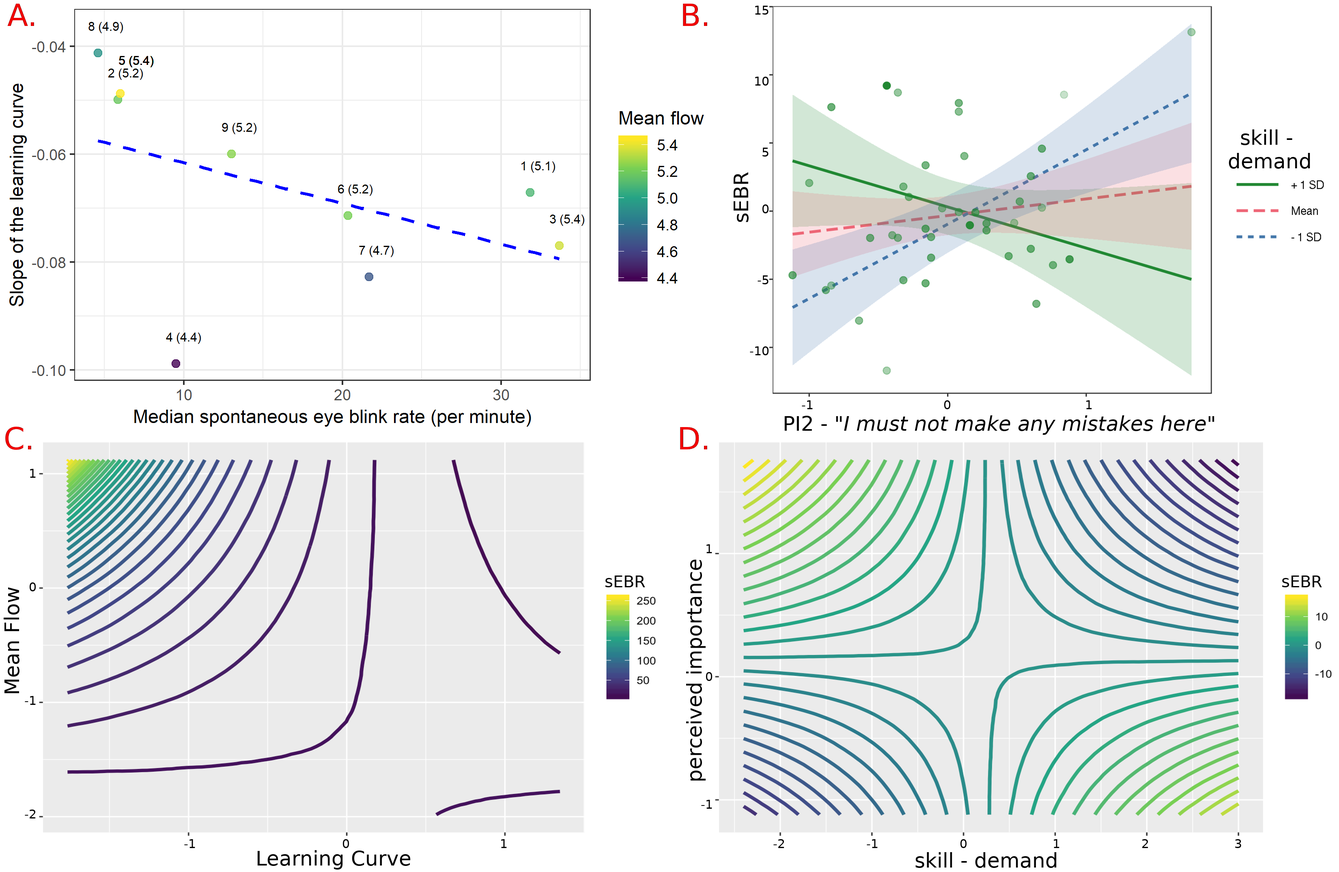
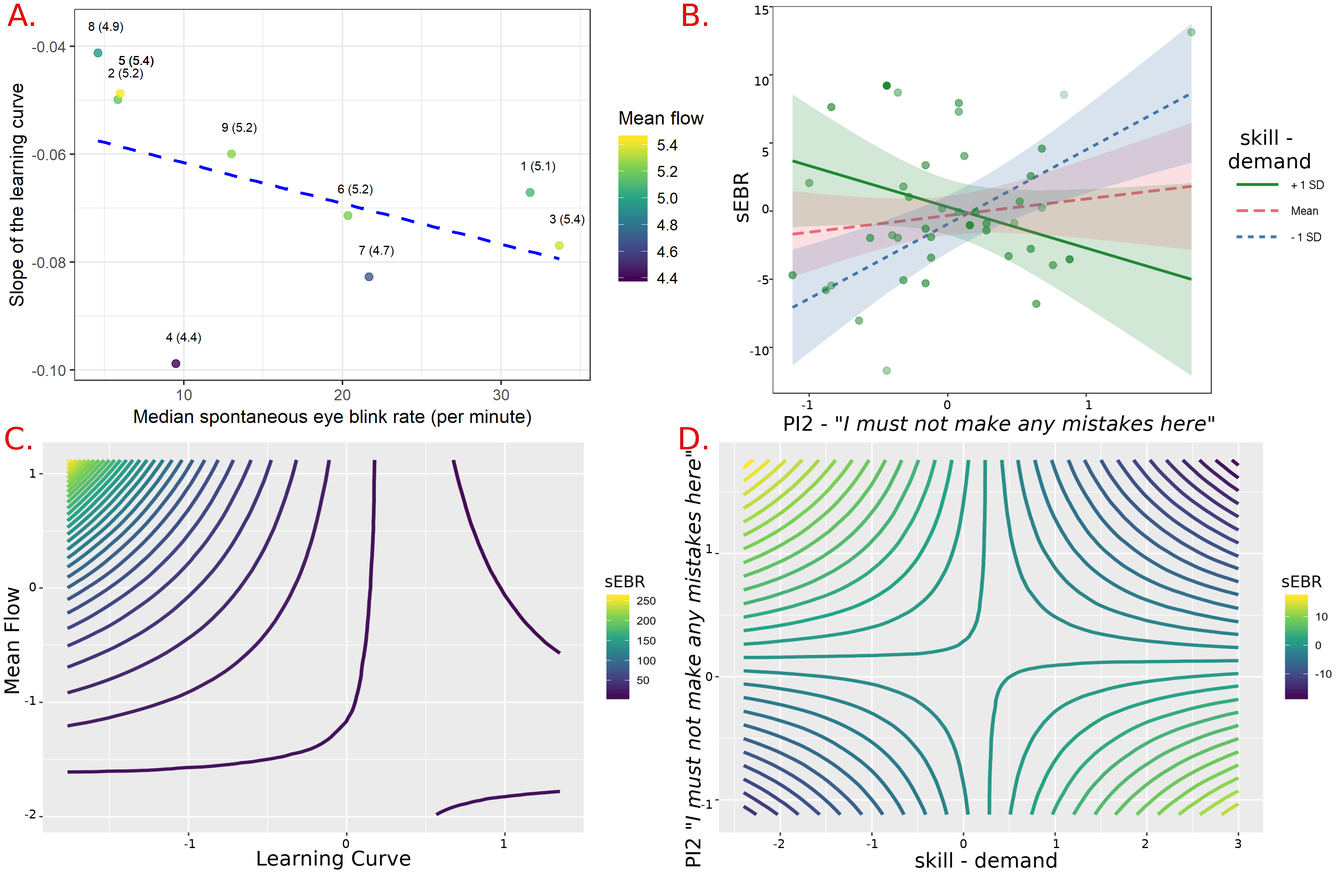
The second 1339px x 872px image is a revision of the first. Changes to its layers:
removed layer "perceived importance" over [686, 559, 706, 781]
added layer "PI2 'I must not make any mista..." above "skill - demand" over [684, 450, 705, 867]
added layer "Layer" over [684, 450, 706, 867]
